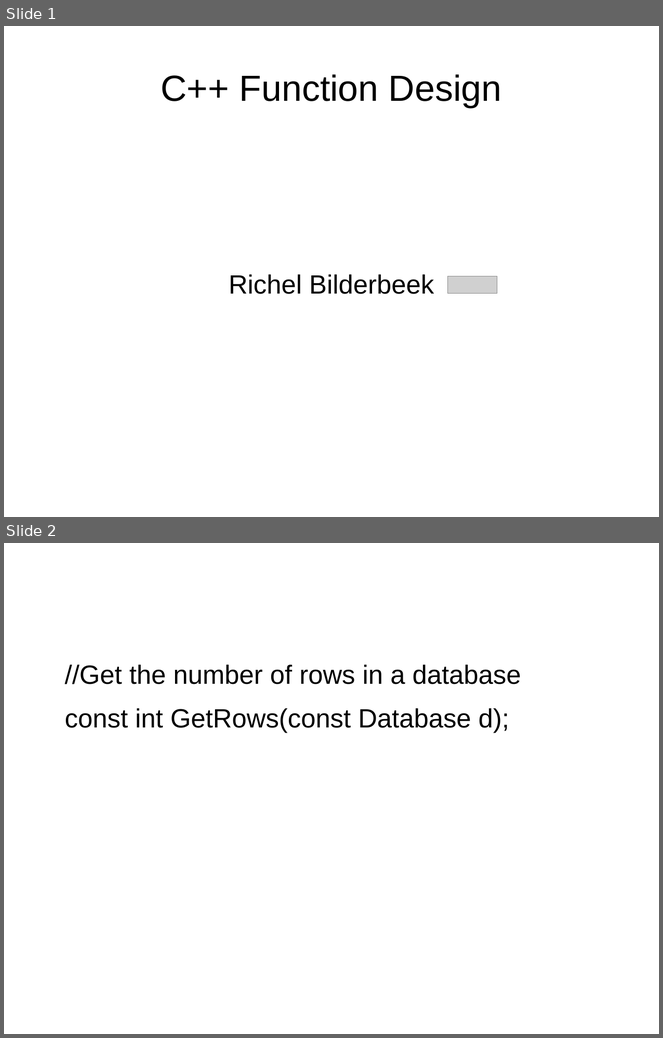
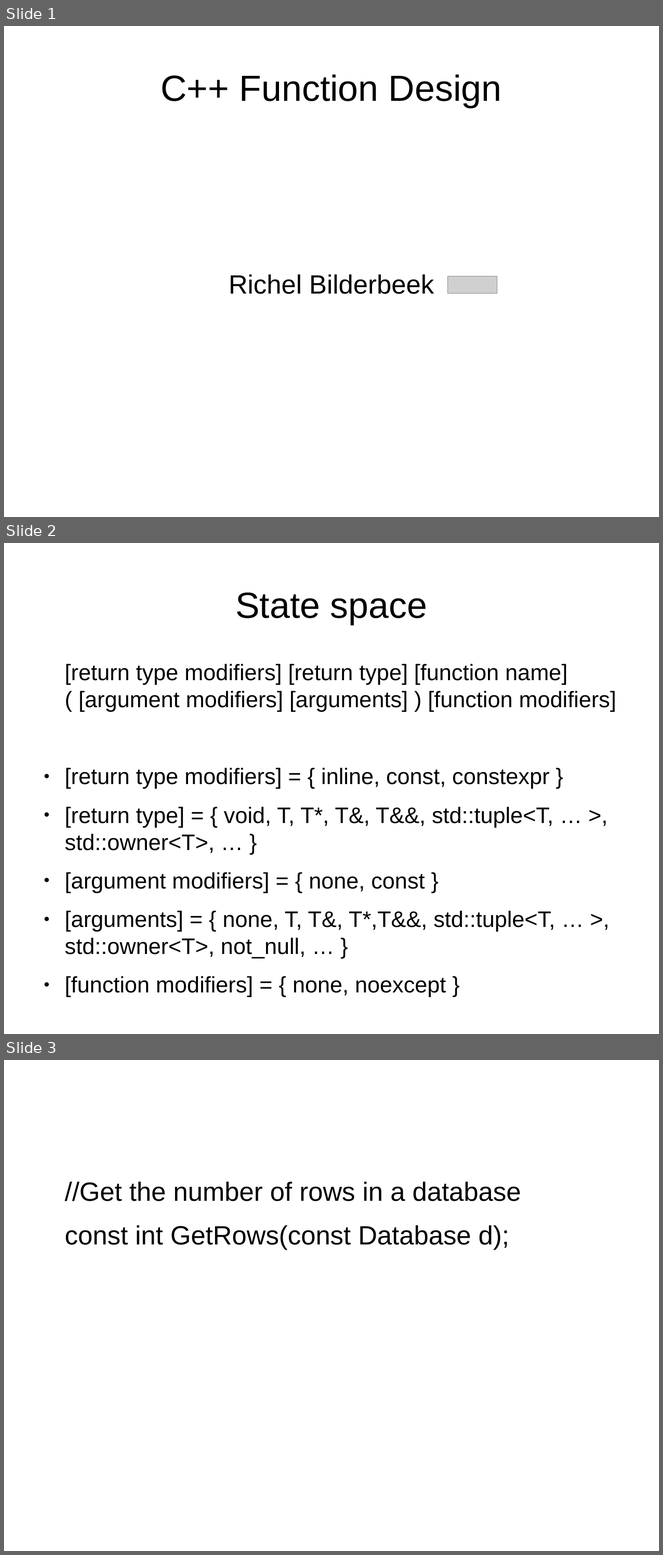
Before and after one commit to richelbilderbeek/CppPresentations, a slide deck: FunctionDesign/FunctionDesign.odp. Shown one above the other, each under a label of ours: slides 1 and 2 before the commit, slides 1, 2 and 3 after it. The pictures are 663x1038 and 663x1555 pixels, drawn with LibreOffice and Linux fonts; fonts in the diff are those of the drawing; grey boxes stand for pictures. Boxes give left, top, right and bottom in pixels: in the first picture for what was removed or moved away, otherwise in the second. Text is boxed around its words. In the diff, an @@ line names an element or a change of style, - is before the commit and + after.

```diff
--- a/FunctionDesign/FunctionDesign.odp
+++ b/FunctionDesign/FunctionDesign.odp
@@ slide 2 added at (4,543,659,1034), background #FFFFFF @@
@@ title added at (235,592,427,625), 44 pt, text #000000 @@
+State space
@@ text added at (65,664,617,997), 27.2 pt, text #000000 @@
+[return type modifiers] [return type] [function name] ( [argument modifiers] [arguments] ) [function modifiers]
+● [return type modifiers] = { inline, const, constexpr }
+● [return type] = { void, T, T*, T&, T&&, std::tuple<T, … >, std::owner<T>, … }
+● [argument modifiers] = { none, const }
+● [arguments] = { none, T, T&, T*,T&&, std::tuple<T, … >, std::owner<T>, not_null, … }
+● [function modifiers] = { none, noexcept }
@@ what was slide 2 is now slide 3 @@
```
Also in this commit, not shown: 11 slides changed.
